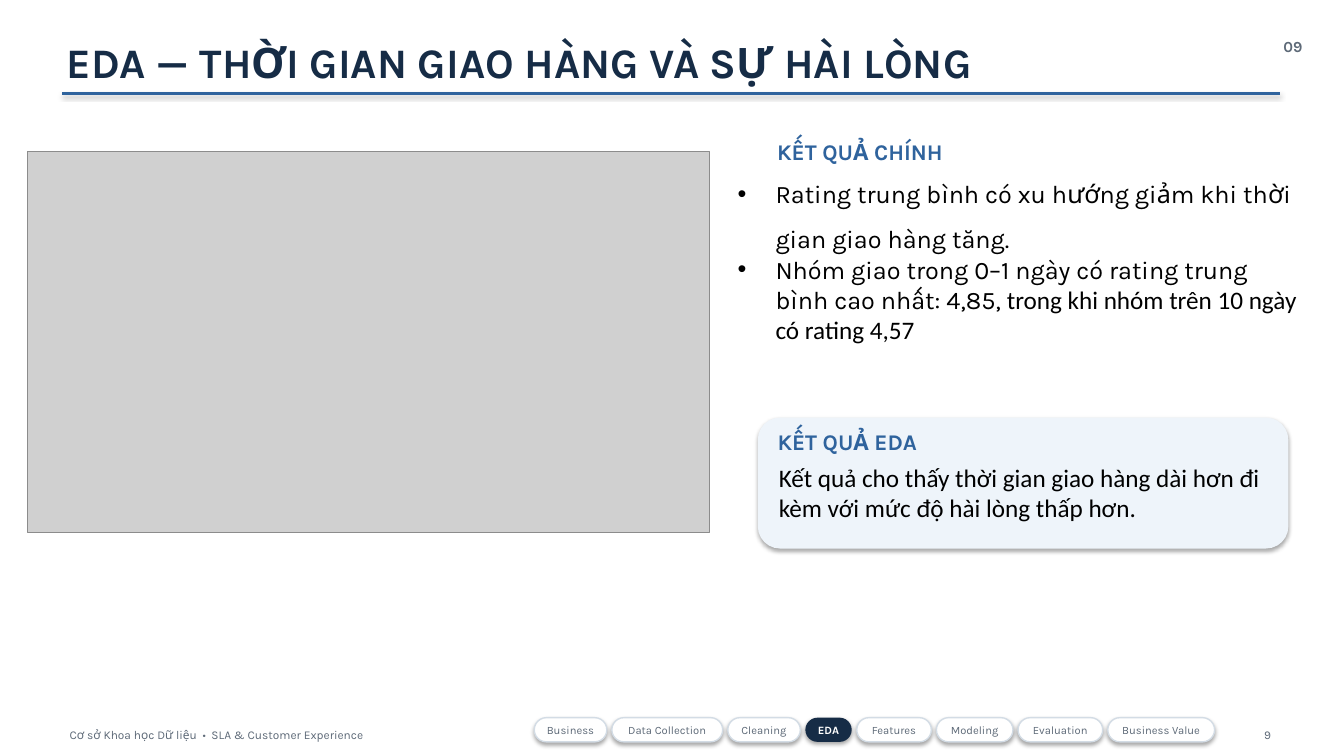
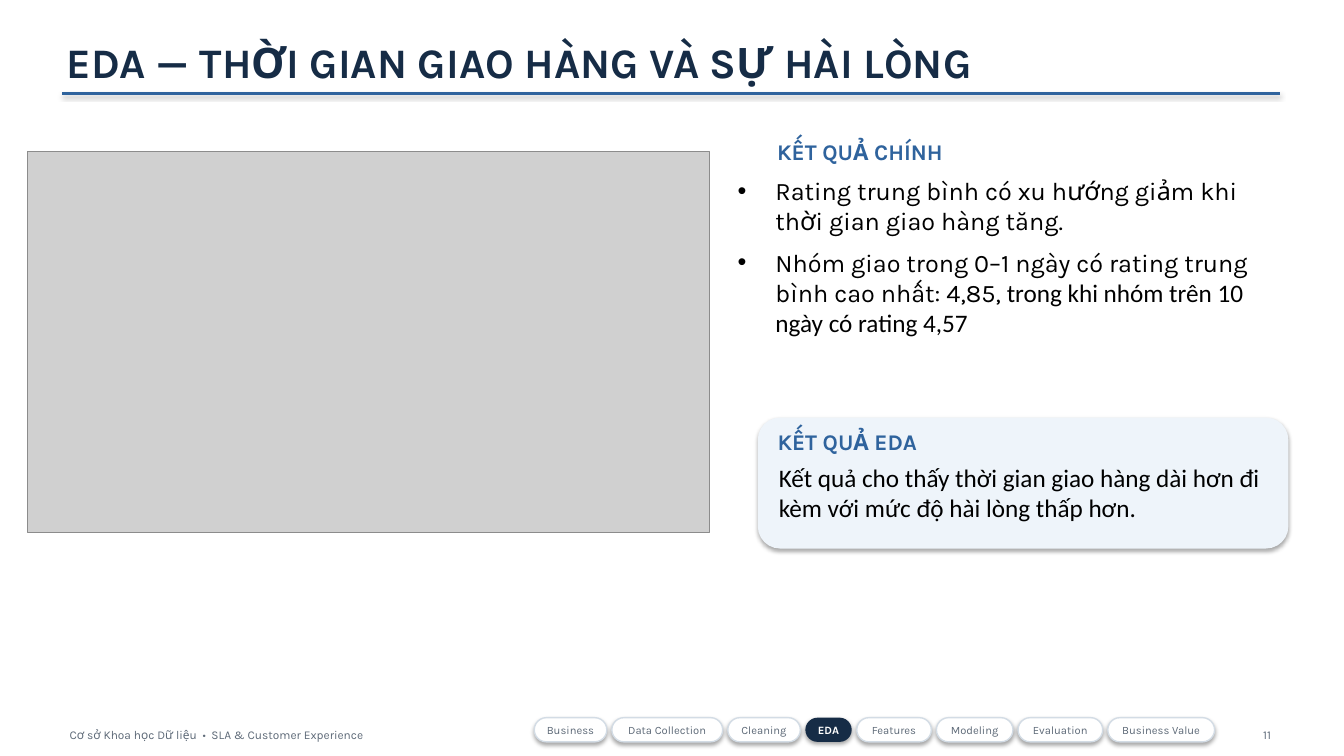
Before and after one commit to justasillyboy/datascience_hcmute, a slide deck: slide 11 of reports/Slide/SLA_DataScience_fix.pptx. Drawn at 1344x756 pixels with LibreOffice and Linux fonts; fonts in the diff are those of the drawing; grey boxes stand for pictures. Boxes give left, top, right and bottom in pixels: in the first picture for what was removed or moved away, otherwise in the second. Text is boxed around its words. In the diff, an @@ line names an element or a change of style, - is before the commit and + after.

```diff
--- a/reports/Slide/SLA_DataScience_fix.pptx
+++ b/reports/Slide/SLA_DataScience_fix.pptx
@@ text removed at <box>1283,42,1302,52</box> @@
-09
@@ text "Rating trung bình có xu ..." at <box>775,181,1247,337</box>: line spacing 1.5 to 1; more space between paragraphs @@
@@ text at <box>1263,731,1271,739</box>: text changed @@
-9
+11
```
Also in this commit, not shown: 23 other slides changed, 5 slides added, 20 other files.
